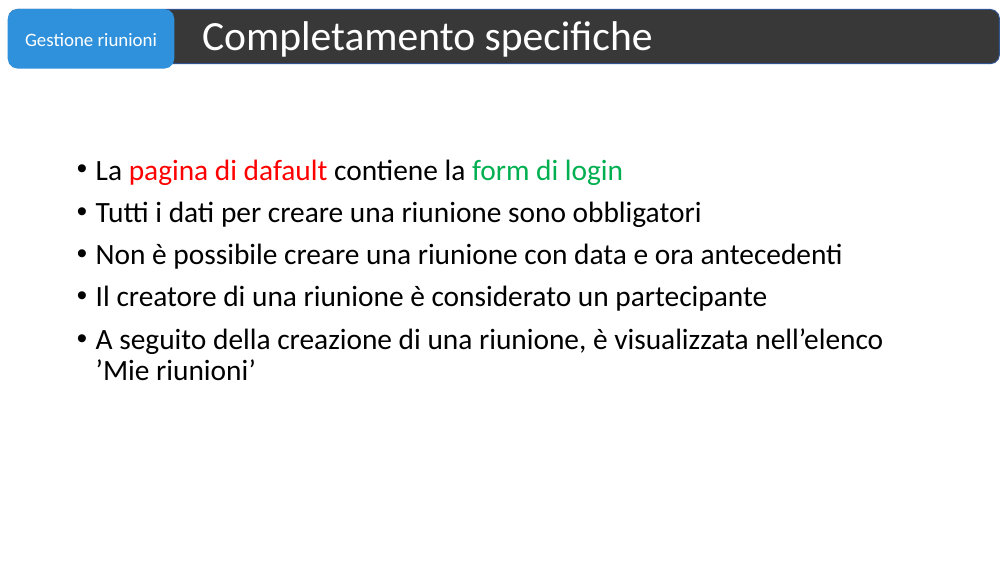
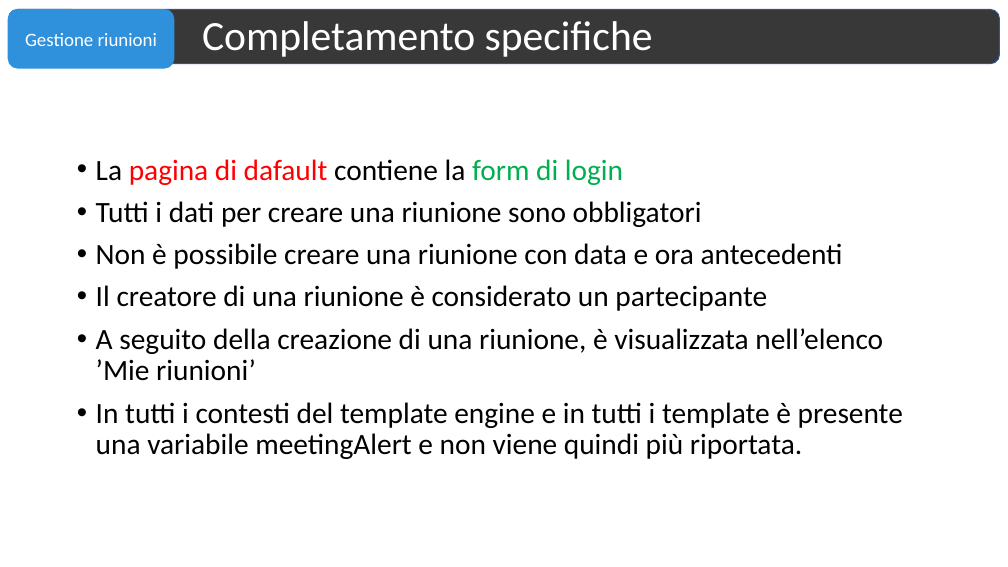
Before and after one commit to matteovisotto/EsameTIW, a slide deck: slide 7 of Documentazione.pptx. Drawn at 1008x567 pixels with LibreOffice and Linux fonts; fonts in the diff are those of the drawing. Boxes give left, top, right and bottom in pixels: in the first picture for what was removed or moved away, otherwise in the second. Text is boxed around its words. In the diff, an @@ line names an element or a change of style, - is before the commit and + after.

```diff
--- a/Documentazione.pptx
+++ b/Documentazione.pptx
@@ text at <box>96,402,903,459</box>: paragraph added @@
+• In tutti i contesti del template engine e in tutti i template è presente una variabile meetingAlert e non viene quindi più riportata.
```
Also in this commit, not shown: 3 other slides changed, 3 slides added, 3 slides removed, 1 other file.
